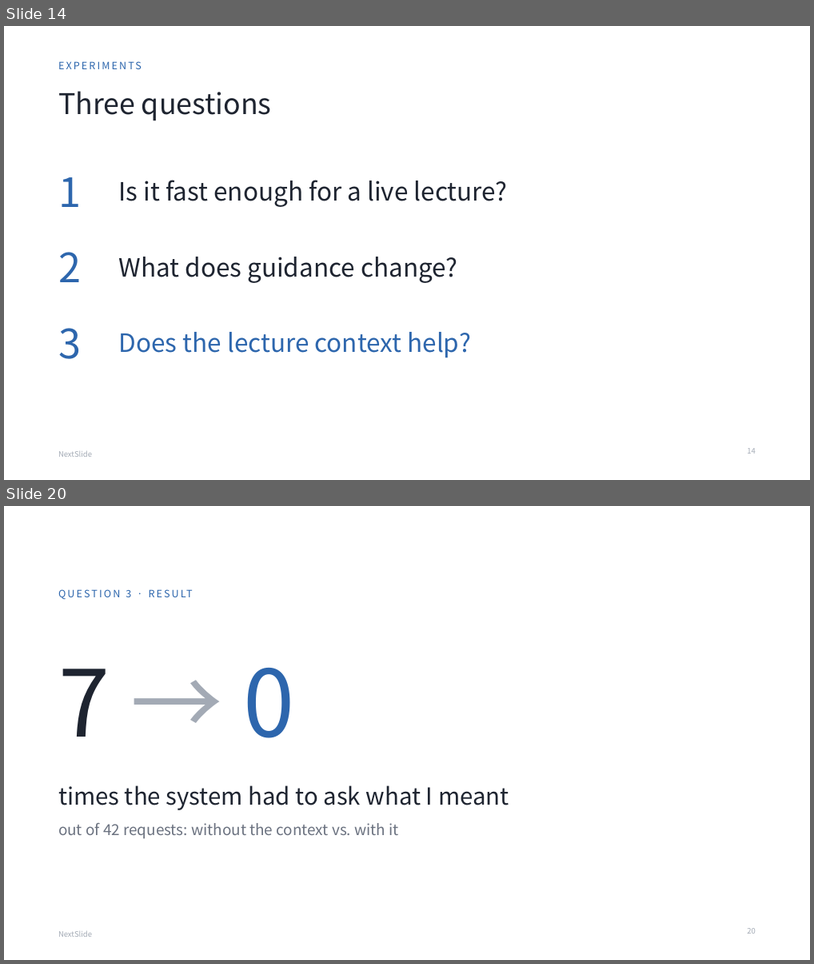
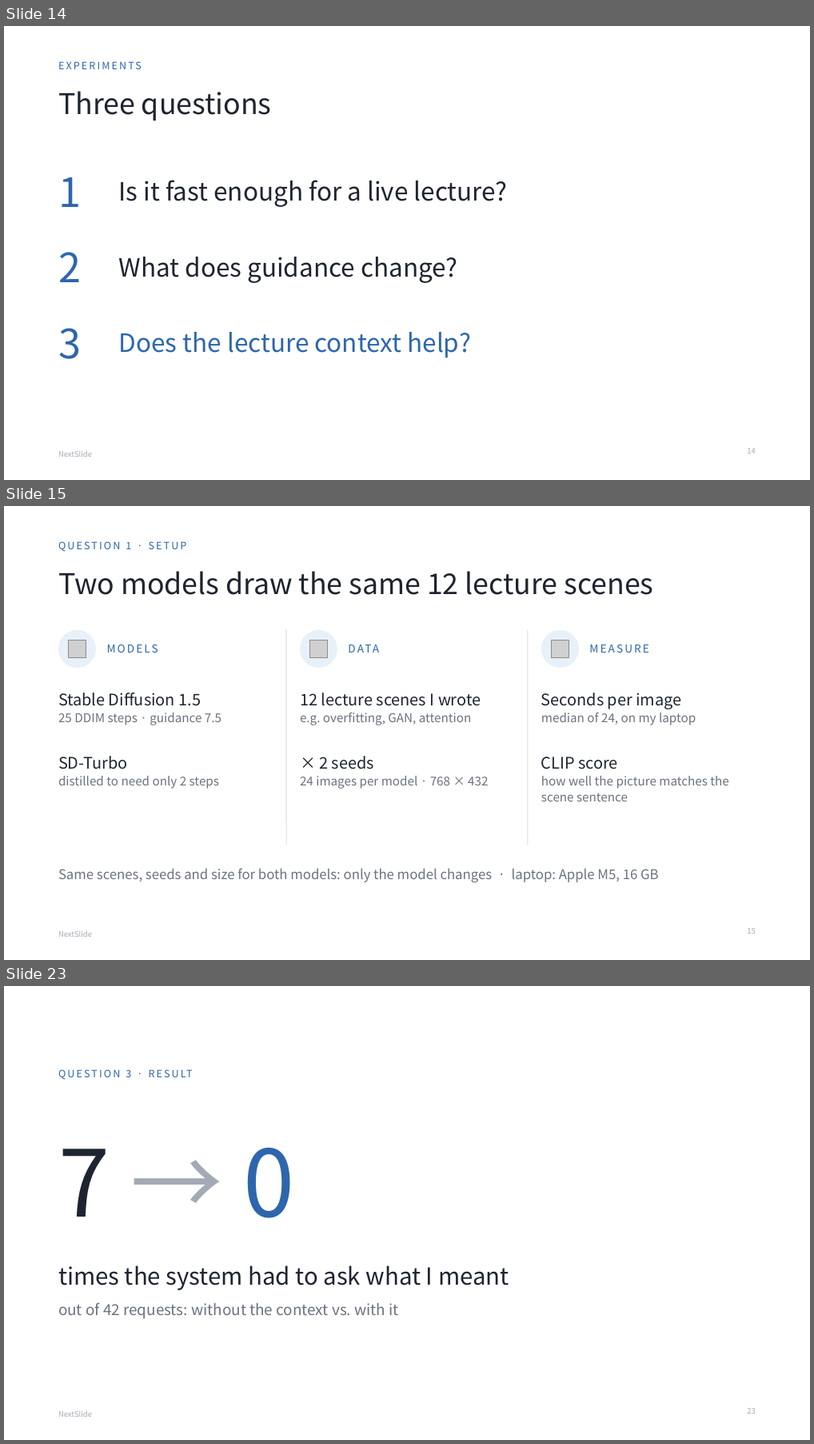
Before and after one commit to nunu0404/GenAI-proj-2026, a slide deck: docs/presentation/NextSlide_final.pptx. Shown one above the other, each under a label of ours: slides 14 and 20 before the commit, slides 14, 15 and 23 after it; the slides between them are not shown. The pictures are 814x964 and 814x1444 pixels, drawn with LibreOffice and Linux fonts; fonts in the diff are those of the drawing; grey boxes stand for pictures. Boxes give left, top, right and bottom in pixels: in the first picture for what was removed or moved away, otherwise in the second. Text is boxed around its words. In the diff, an @@ line names an element or a change of style, - is before the commit and + after.

```diff
--- a/docs/presentation/NextSlide_final.pptx
+++ b/docs/presentation/NextSlide_final.pptx
@@ slide 15 added at [4,506,810,960], background #FFFFFF; not listed: 1 template element that a slide beside it also shows @@
@@ text added at [58,541,187,552], 12 pt, text #2D66AD @@
+QUESTION 1 · SETUP
@@ title added at [58,571,654,595], 34 pt, text #1E2430 @@
+Two models draw the same 12 lecture scenes
@@ ellipse added at [58,630,96,668], fill #E8F0FA @@
@@ picture added at [68,640,86,658] @@
@@ text added at [107,644,158,652], 13 pt, text #2D66AD @@
+MODELS
@@ line added from (286, 630) to (286, 844), #D9DEE5 1 pt @@
@@ ellipse added at [300,630,338,668], fill #E8F0FA @@
@@ picture added at [310,640,328,658] @@
@@ text added at [348,630,514,668], 13 pt, text #2D66AD @@
+DATA
@@ line added from (528, 630) to (528, 844), #D9DEE5 1 pt @@
@@ ellipse added at [542,630,579,668], fill #E8F0FA @@
@@ picture added at [551,640,570,658] @@
@@ text added at [590,644,650,652], 13 pt, text #2D66AD @@
+MEASURE
@@ text added at [58,692,222,725], 14.5 pt, text #6B7280 @@
+Stable Diffusion 1.5
+25 DDIM steps · guidance 7.5
@@ text added at [300,692,481,725], 14.5 pt, text #6B7280 @@
+12 lecture scenes I wrote
+e.g. overfitting, GAN, attention
@@ text added at [542,692,696,725], 14.5 pt, text #6B7280 @@
+Seconds per image
+median of 24, on my laptop
@@ text added at [58,756,219,788], 14.5 pt, text #6B7280 @@
+SD-Turbo
+distilled to need only 2 steps
@@ text added at [300,756,488,788], 14.5 pt, text #6B7280 @@
+× 2 seeds
+24 images per model · 768 × 432
@@ text added at [542,756,729,801], 14.5 pt, text #6B7280 @@
+CLIP score
+how well the picture matches the scene sentence
@@ text added at [58,868,659,882], 16 pt, text #6B7280 @@
+Same scenes, seeds and size for both models: only the model changes · laptop: Apple M5, 16 GB
@@ page number added at [747,928,755,933], 9 pt, text #A3AAB5 @@
+15
@@ what was slide 20 is now slide 23 @@
@@ page number at [747,1408,755,1413]: text changed @@
-20
+23
```
Also in this commit, not shown: 7 slides changed, 3 other slides added, 1 slide removed, 35 other files.
